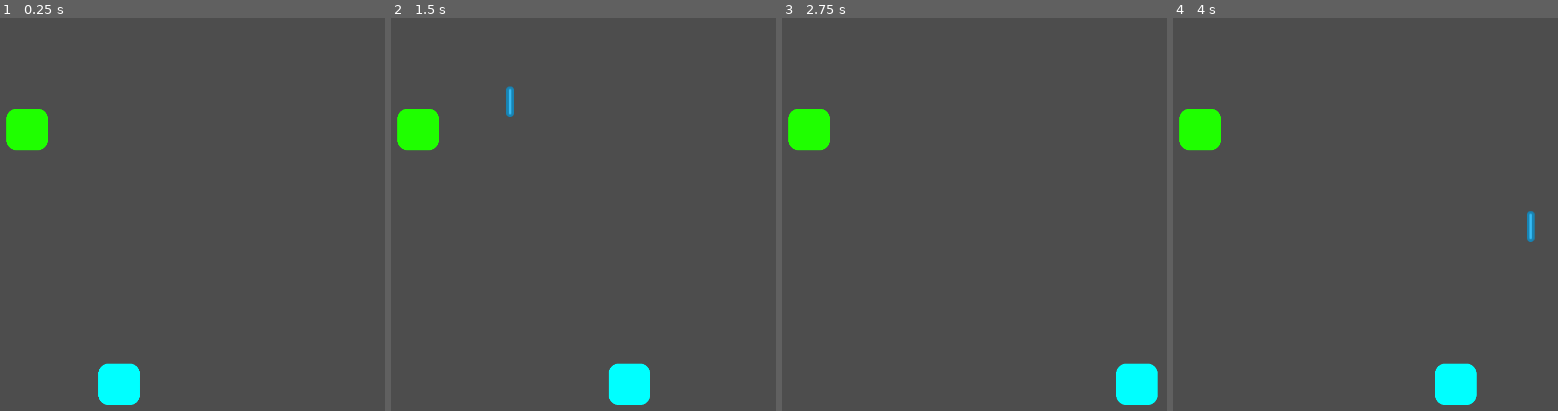
Above: before the commit, frames 1-4 (left to right).
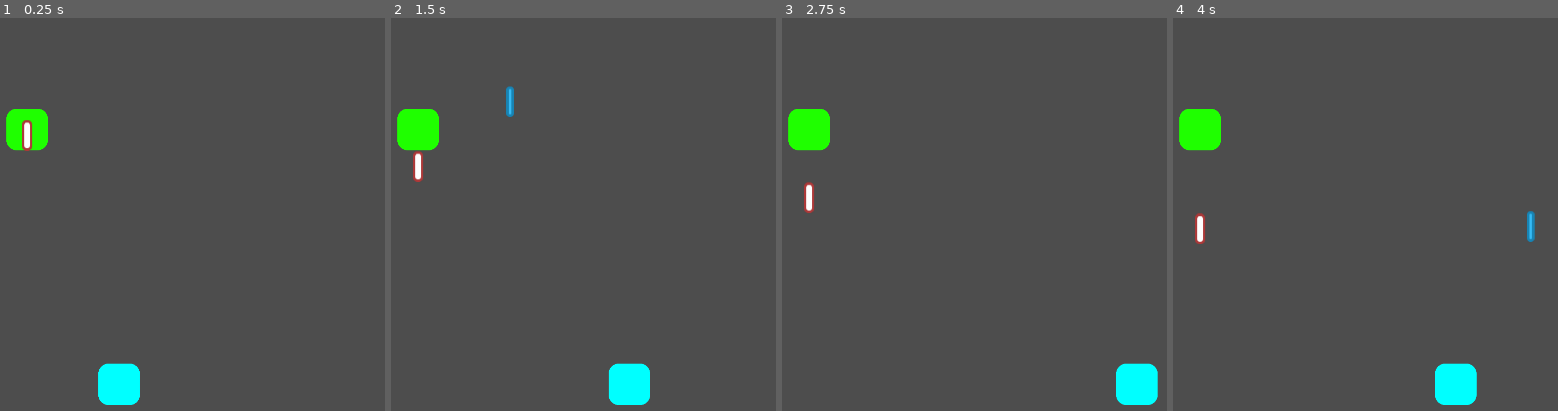
Above: after the commit, the same moments.

Repository: michael-j-coyne/space-defense
Game: Godot game, scene res://scenes/main.tscn
Same seed, same stepped clock (60 frames per second), same inputs: the game is played once before the commit and once after it.
Inputs (mouse positions are in pixels of both pictures, inside the frame that each line leads up to):
- Up to frame 1 (0.25 s): no input
- Up to frame 2 (1.5 s): tap Enter (ui_accept) at 0.5, 0.77 s; move the mouse to (691, 214) at 0.52 s; hold Right (ui_right) 0.53-1.25 s; hold Shift 0.53-1.25 s; click (691, 214) at 0.67 s; drag from (outside the picture) to (417, 128) at 1.27 s
- Up to frame 3 (2.75 s): move the mouse to (986, 135) at 2.02 s; hold Right (ui_right) from 2.03 s (still down); tap Ctrl at 2.1 s
- Up to frame 4 (4 s): release Right (ui_right) at 2.75 s; drag from (1257, 324) to (1531, 383) at 2.77 s; tap Enter (ui_accept) at 3.5, 3.77 s; move the mouse to (1538, 300) at 3.52 s; hold Left (ui_left) from 3.53 s (still down); tap Alt at 3.6 s

The runs differ from the first frame. In frame 1, 0.2% of the frame differs, in the area x 5-9%, y 25-34%; in frame 2, 0.2%; in frame 3, 0.2%; in frame 4, 0.2%.

Commit message:
Add script for main scene

Diff:
--- /dev/null
+++ b/scenes/main.gd
@@ -0,0 +1,5 @@
+extends Node
+
+
+func _ready() -> void:
+	$Enemy.fire_weapon()
--- a/scenes/main.tscn
+++ b/scenes/main.tscn
@@ -1,9 +1,11 @@
-[gd_scene load_steps=3 format=3 uid="uid://cw6yqb8txc3tr"]
+[gd_scene load_steps=4 format=3 uid="uid://cw6yqb8txc3tr"]
 
 [ext_resource type="PackedScene" uid="uid://c2a0xbqoaf3tn" path="res://scenes/enemy.tscn" id="1_0xner"]
+[ext_resource type="Script" path="res://scenes/main.gd" id="1_hqko1"]
 [ext_resource type="PackedScene" uid="uid://db8fg8nkj0sgq" path="res://scenes/player.tscn" id="2_kr0qi"]
 
 [node name="Main" type="Node"]
+script = ExtResource("1_hqko1")
 
 [node name="Enemy" parent="." instance=ExtResource("1_0xner")]
 
